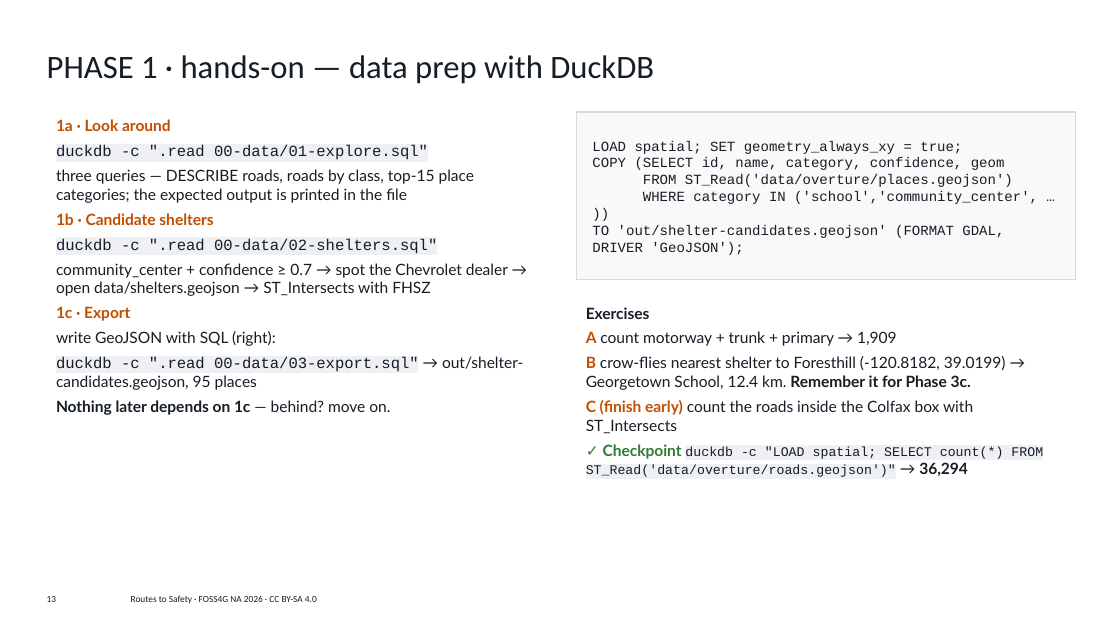
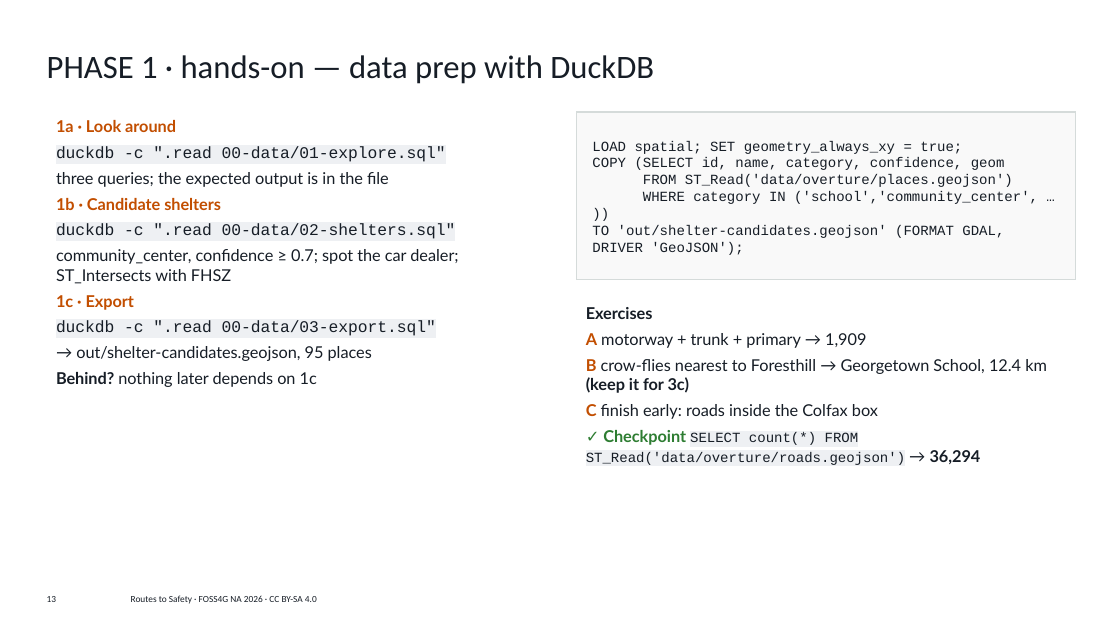
Before and after one commit to vishal4c/routes-to-safety-workshop, a slide deck: slide 13 of deck/Routes-to-Safety-FOSS4G-NA-2026.pptx. Drawn at 1120x630 pixels with LibreOffice and Linux fonts; fonts in the diff are those of the drawing; background and template pictures are left out. Boxes give left, top, right and bottom in pixels: in the first picture for what was removed or moved away, otherwise in the second. Text is boxed around its words. In the diff, an @@ line names an element or a change of style, - is before the commit and + after.

```diff
--- a/deck/Routes-to-Safety-FOSS4G-NA-2026.pptx
+++ b/deck/Routes-to-Safety-FOSS4G-NA-2026.pptx
@@ text at (56,120,456,310): size 10 to 10.5 pt in "1a · Look around", "duckdb -c ".read 00-data/01-explore.sql"", "1b · Candidate shelters", "duckdb -c ".read 00-data/02-shelters.sql"" and 1 more places @@
@@ text at (56,172,389,187): text changed; size 10 to 10.5 pt @@
-three queries — DESCRIBE roads, roads by class, top-15 place categories; the expected output is printed in the file
+three queries; the expected output is in the file
@@ text at (56,249,458,284): text changed; size 10 to 10.5 pt @@
-community_center + confidence ≥ 0.7 → spot the Chevrolet dealer → open data/shelters.geojson → ST_Intersects with FHSZ
+community_center, confidence ≥ 0.7; spot the car dealer; ST_Intersects with FHSZ
@@ text at (56,320,436,387): text changed; size 10 to 10.5 pt @@
-write GeoJSON with SQL (right):
-duckdb -c ".read 00-data/03-export.sql" → out/shelter-candidates.geojson, 95 places
-Nothing later depends on 1c — behind? move on.
+duckdb -c ".read 00-data/03-export.sql"
+→ out/shelter-candidates.geojson, 95 places
+Behind? nothing later depends on 1c
@@ text at (586,307,653,319): size 10 to 10.5 pt in "Exercises" @@
@@ text at (586,333,1047,465): text changed; size 10 to 10.5 pt @@
-A count motorway + trunk + primary → 1,909
-B crow-flies nearest shelter to Foresthill (-120.8182, 39.0199) → Georgetown School, 12.4 km. Remember it for Phase 3c.
-C (finish early) count the roads inside the Colfax box with ST_Intersects
-✓ Checkpoint duckdb -c "LOAD spatial; SELECT count(*) FROM ST_Read('data/overture/roads.geojson')" → 36,294
+A motorway + trunk + primary → 1,909
+B crow-flies nearest to Foresthill → Georgetown School, 12.4 km (keep it for 3c)
+C finish early: roads inside the Colfax box
+✓ Checkpoint SELECT count(*) FROM ST_Read('data/overture/roads.geojson') → 36,294
```
Also in this commit, not shown: 21 other slides changed, 1 other file.
